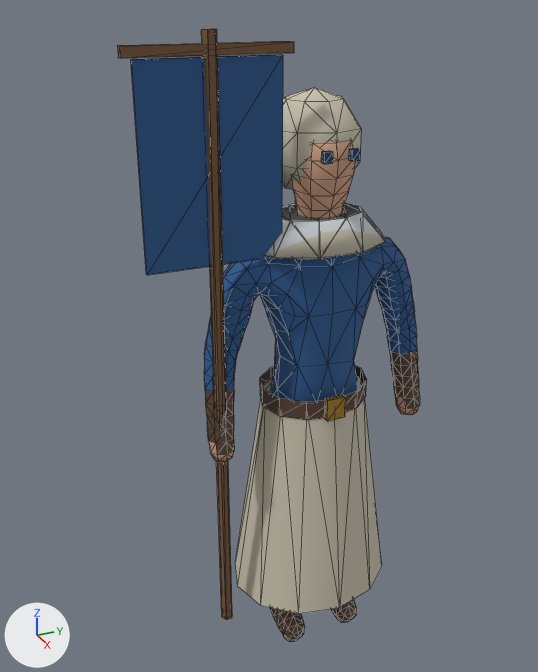
Before and after pictures for a commit that changed the glTF model public/models/wacht_support.glb.
Both versions are drawn from a 50 mm lens placed at (2.12, -1.13, 2.38), pointed at (-0.08, -0.14, 1.29). Arrows for +X, +Y and +Z are at lower left; the lights stay in place. The first picture is the older version. Mesh edges are drawn as thin lines. Vertices at exactly the same position are counted once.

Names of what the first picture shows: 'wacht_support'.
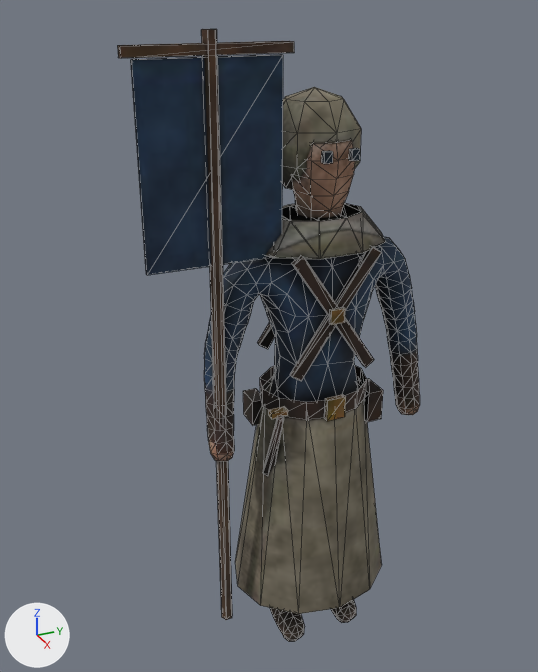
Diff of the bpy script that builds the scene:
```diff
--- a/public/models/wacht_support.glb.py
+++ b/public/models/wacht_support.glb.py
@@ img_wacht_support_farbe @@
+img_wacht_support_farbe = load_image('wacht_support_farbe', '_unpacked/wacht_support_farbe', 512, 512, 'sRGB')
@@ img_wacht_support_relief @@
+img_wacht_support_relief = load_image('wacht_support_relief', '_unpacked/wacht_support_relief', 512, 512, 'Non-Color')
@@ img_wacht_support_rauheit @@
+img_wacht_support_rauheit = load_image('wacht_support_rauheit', '_unpacked/wacht_support_rauheit', 512, 512, 'Non-Color')
@@ mat_wacht_support_matt @@
+mat_wacht_support_matt = bpy.data.materials.new('wacht_support_matt')
+# uses the picture img_wacht_support_farbe
+# uses the picture img_wacht_support_rauheit
+# uses the picture img_wacht_support_relief
@@ me_wacht_support @@
 # used by ob_wacht_support; location = (0.0, 0.0, 0.0)
-me_wacht_support.from_pydata(...)  # 858 vertices, 1628 faces; spans x -0.26..0.26, y -0.63..0.42, z 0.02..2.3
+me_wacht_support.from_pydata(...)  # 942 vertices, 1756 faces; spans x -0.26..0.26, y -0.63..0.42, z 0.02..2.3
+# me_wacht_support part 1: a new loose piece, a box spanning x 0.148..0.162, y -0.025..0.025, z 1.405..1.455, in mat_wacht_support_matt
+# me_wacht_support part 2: a new loose piece, a box spanning x 0.01..0.11, y 0.17..0.23, z 0.96..1.08, in mat_wacht_support_matt
+# me_wacht_support part 3: a new loose piece, a box spanning x -0.145..-0.055, y -0.215..-0.165, z 0.95..1.05, in mat_wacht_support_matt
+# me_wacht_support part 4: a new loose piece, a box spanning x 0.115..0.145, y -0.23..-0.17, z 1.09..1.11, in mat_wacht_support_matt
+# me_wacht_support part 5
+# 44 vertices are added at x -0.15..0.16, y -0.22..0.16, z 0.8..1.65
+# 68 new faces join them
+# me_wacht_support part 6: 1612 faces spanning x -0.26..0.26, y -0.63..0.42, z 0.02..2.3 switch from mat_matt to mat_wacht_support_matt
+# me_wacht_support part 7: 12 faces spanning x 0.16..0.18, y -0.04..0.04, z 1.05..1.13 switch from mat_metall to mat_wacht_support_matt
+# other edits to the shape of me_wacht_support do not show in these pictures
```

Boxes (x1, y1, x2, y2) around the edits, measured in the pictures (538 x 672 px):
part 1 of me_wacht_support, added
    after: (330, 307, 345, 325)
part 2 of me_wacht_support, added
    after: (357, 379, 383, 422)
part 3 of me_wacht_support, added
    after: (243, 388, 262, 425)
part 4 of me_wacht_support, added
    after: (268, 406, 288, 419)
part 5 of me_wacht_support, added
    after: (257, 246, 381, 476)
part 6 of me_wacht_support, recoloured (darker)
    both: (117, 29, 420, 642)
part 7 of me_wacht_support, recoloured
    both: (325, 394, 346, 421)
